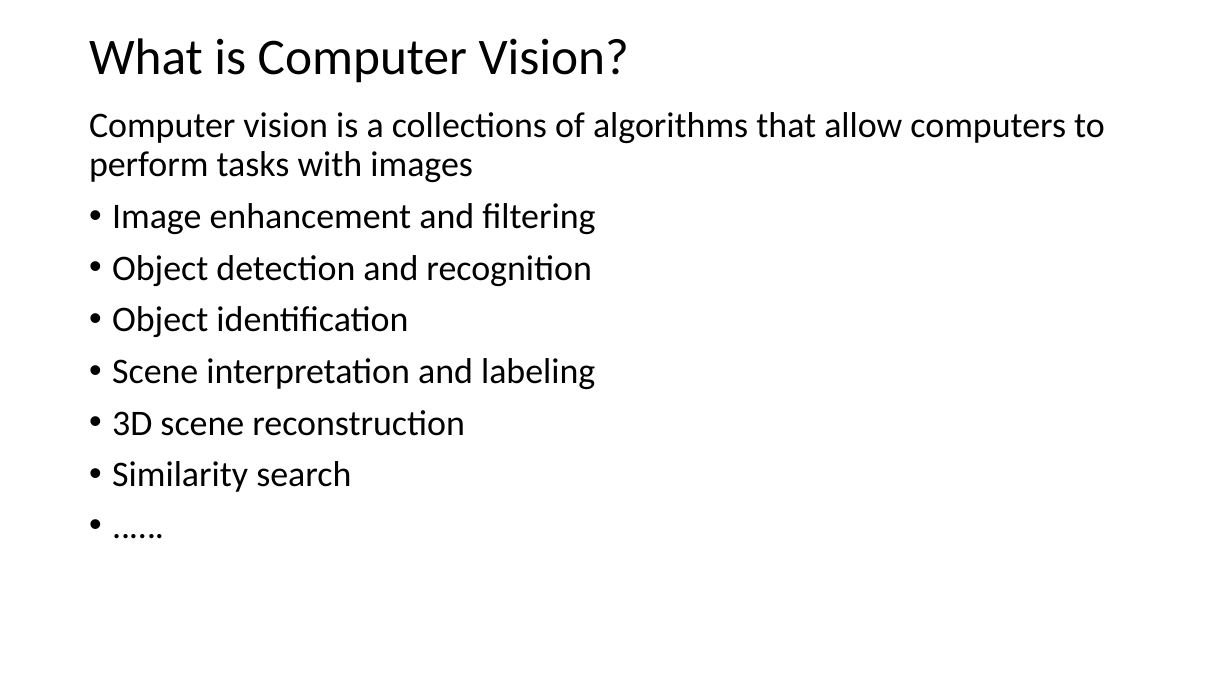
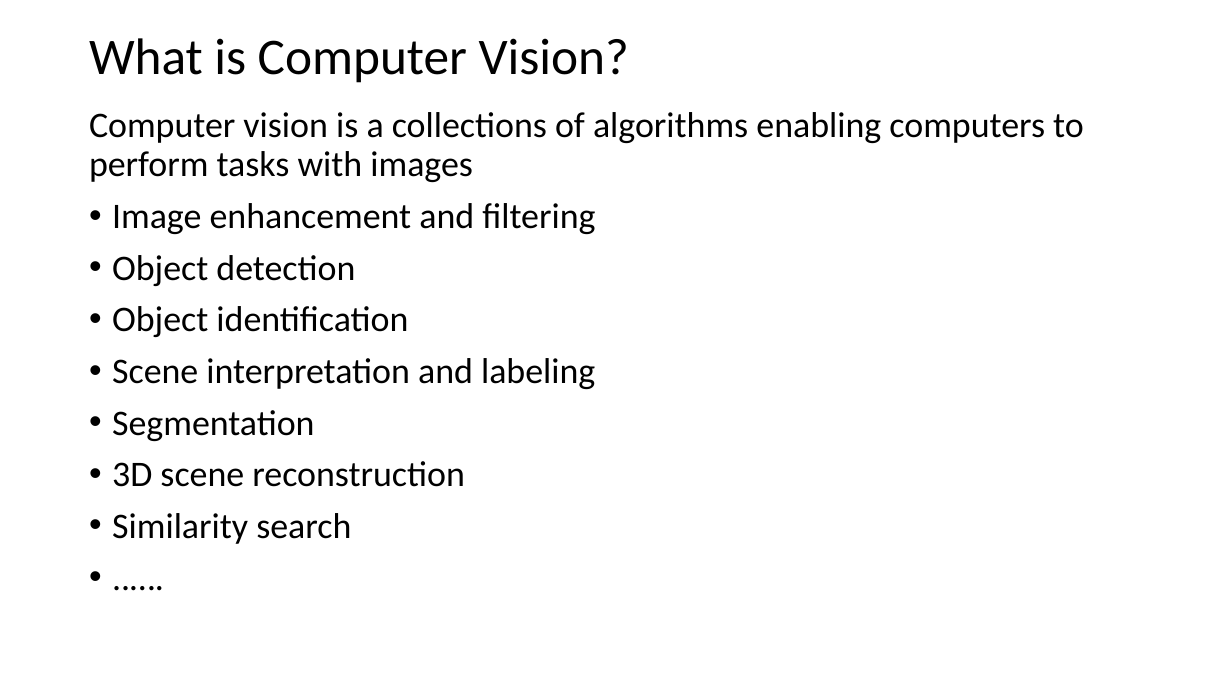
Before and after one commit to StephenElston/CSCI-E25, a slide deck: slide 2 of Slides/1_Introduction.pptx. Drawn at 1232x693 pixels with LibreOffice and Linux fonts; fonts in the diff are those of the drawing. Boxes give left, top, right and bottom in pixels: in the first picture for what was removed or moved away, otherwise in the second. Text is boxed around its words. In the diff, an @@ line names an element or a change of style, - is before the commit and + after.

```diff
--- a/Slides/1_Introduction.pptx
+++ b/Slides/1_Introduction.pptx
@@ text at bbox=[89, 112, 1084, 182]: text changed @@
-Computer vision is a collections of algorithms that allow computers to perform tasks with images
+Computer vision is a collections of algorithms enabling computers to perform tasks with images
@@ text at bbox=[112, 255, 355, 286]: text changed @@
-• Object detection and recognition
+• Object detection
@@ text at bbox=[112, 410, 314, 441]: paragraph added @@
+• Segmentation
```
Also in this commit, not shown: 24 other slides changed.
